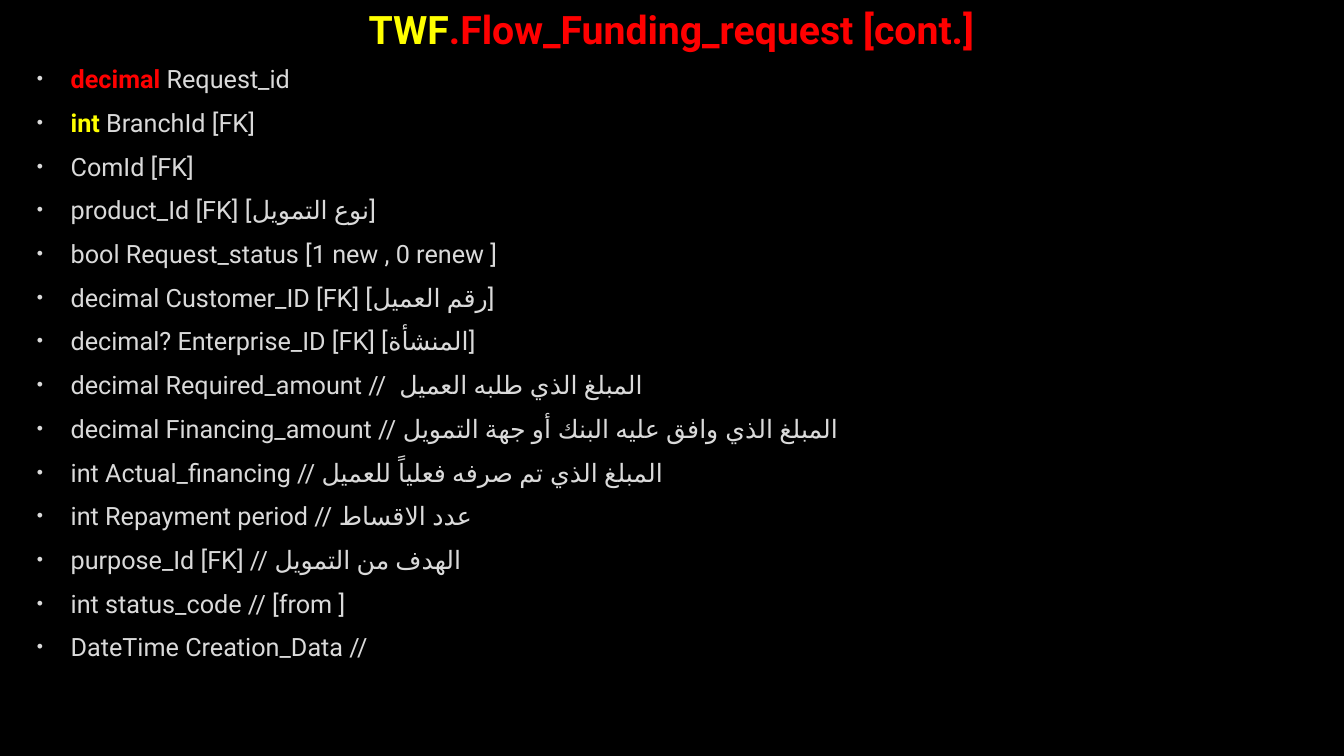
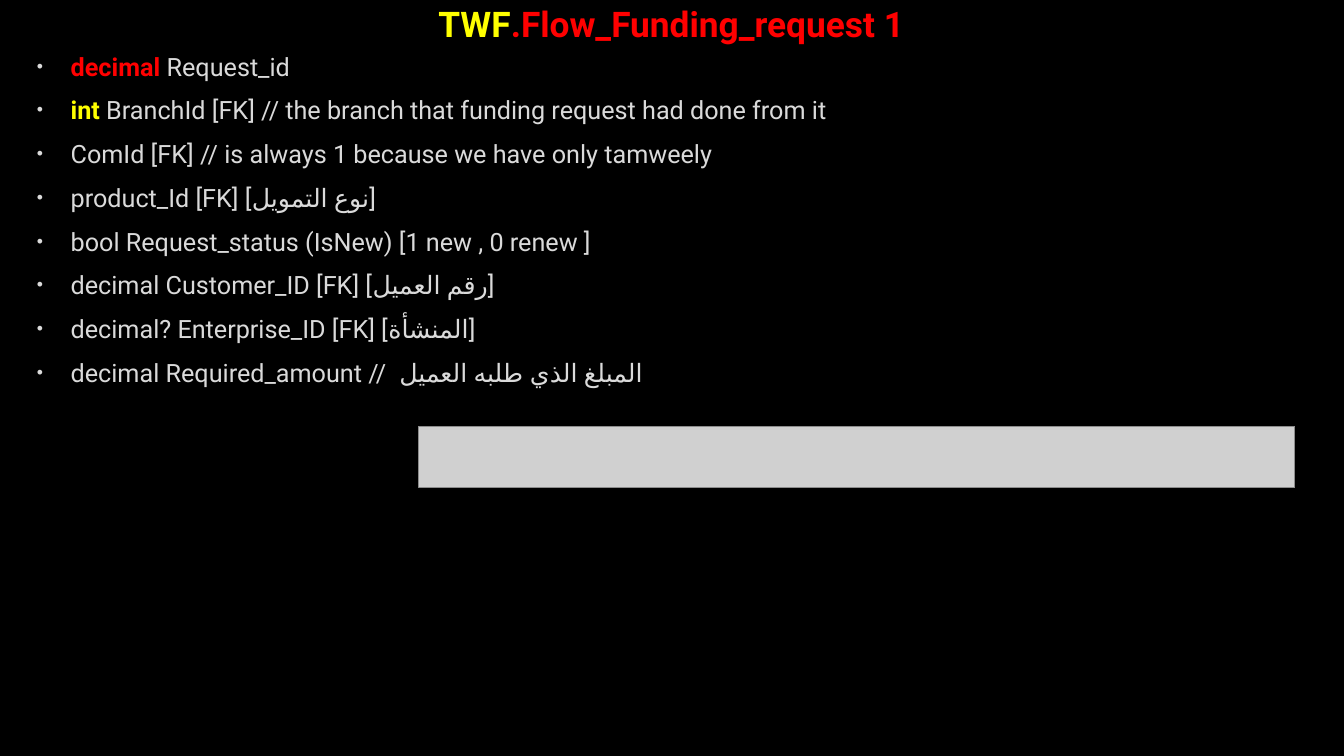
Before and after one commit to AhmedMohamedSamir1/Summary, a slide deck: slide 25 of Dot Net/Business.pptx (slide 23 before the commit). Drawn at 1344x756 pixels with LibreOffice and Linux fonts; fonts in the diff are those of the drawing; grey boxes stand for pictures; background and template pictures are left out. Boxes give left, top, right and bottom in pixels: in the first picture for what was removed or moved away, otherwise in the second. Text is boxed around its words. In the diff, an @@ line names an element or a change of style, - is before the commit and + after.

```diff
--- a/Dot Net/Business.pptx
+++ b/Dot Net/Business.pptx
@@ title at (438, 10, 904, 45): text changed; size 28 to 25.2 pt @@
-TWF.Flow_Funding_request [cont.]
+TWF.Flow_Funding_request 1
@@ text "decimal Request_id": place and size @@
-text "decimal Request_id" at (71, 69, 838, 658)
+text "decimal Request_id" at (71, 57, 826, 388)
@@ text at (71, 98, 826, 169): text changed @@
-• int BranchId [FK]
-• ComId [FK]
+• int BranchId [FK] // the branch that funding request had done from it
+• ComId [FK] // is always 1 because we have only tamweely
@@ text at (71, 230, 578, 257): text changed @@
-• bool Request_status [1 new , 0 renew ]
+• bool Request_status (IsNew) [1 new , 0 renew ]
@@ text at (71, 419, 838, 658): paragraphs removed @@
-• decimal Financing_amount // المبلغ الذي وافق عليه البنك أو جهة التمويل
-• int Actual_financing // المبلغ الذي تم صرفه فعلياً للعميل
-• int Repayment period // عدد الاقساط
-• purpose_Id [FK] // الهدف من التمويل
-• int status_code // [from ]
-• DateTime Creation_Data //
@@ picture added at (418, 426, 1295, 488) @@
```
Also in this commit, not shown: 11 other slides changed, 27 slides added, 1 slide removed, 4 other files.
